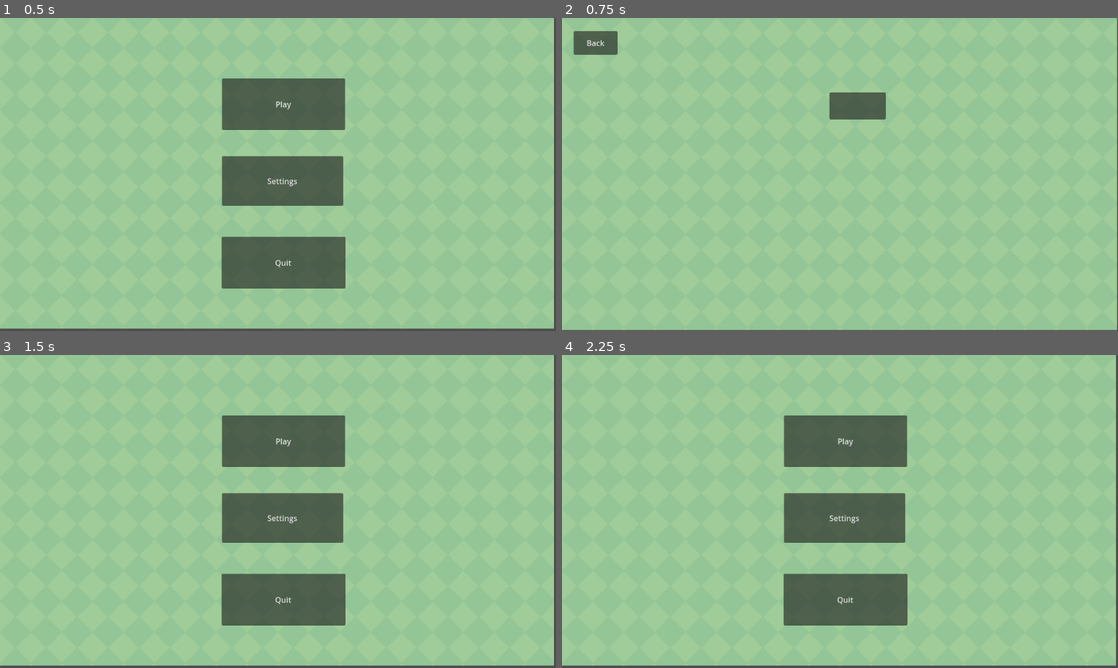
Above: before the commit, frames 1-4 (two rows, left to right).
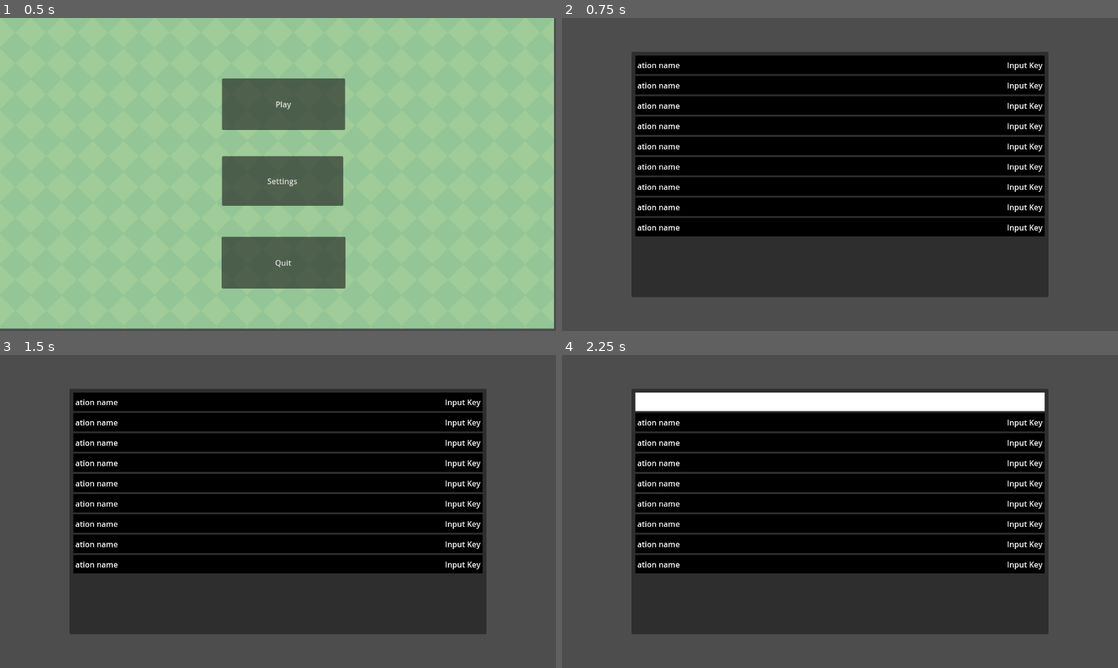
Above: after the commit, the same moments.

Repository: Ignacy2408/2d-Shooter
Game: Godot game, scene res://scenes/main.tscn
Same seed, same stepped clock (60 frames per second), same inputs: the game is played once before the commit and once after it.
Inputs (mouse positions are in pixels of both pictures, inside the frame that each line leads up to):
- Up to frame 1 (0.5 s): no input
- Up to frame 2 (0.75 s): click "Settings" at 0.5 s
- Up to frame 3 (1.5 s): click (33, 380) at 1.25 s, where only the run before the commit has a clickable "Back"
- Up to frame 4 (2.25 s): click (840, 401) at 2.02 s

Frame 1 is identical in both runs. In frame 2, 99% of the frame differs, in the area x 0-100%, y 0-100%; in frame 3, 99%; in frame 4, 99%.
Error after the commit: Attempt to call function 'get_children' in base 'null instance' on a null instance. (res://input_button.gd:19)

Commit message:
Settings

Diff:
--- /dev/null
+++ b/input_button.gd
@@ -0,0 +1,33 @@
+extends Button
+
+
+@onready var input_button_scene = preload("res://input_button.tscn")
+@onready var action_list = $PanelContainer/MarginContainer/VBoxContainer/ScrollContainer/ActionList
+
+
+var is_remapping = false
+var action_to_remap = null
+var remapping_button = null
+
+
+func _ready():
+	_create_action_list()
+
+
+func _create_action_list():
+	InputMap.load_from_project_settings()
+	for item in action_list.get_children():
+		item.queue_free()
+
+	for action in InputMap.get_actions():
+		var button = input_button_scene.instantiate()
+		var action_label = button.find_child("LabelAction")
+		var input_label = button.find_child("LabelInput")
+
+		action_label.text = action
+
+		var events = InputMap.action_get_events(action)
+		if events.size() > 0:
+			input_label.text = events[0].as_text()
+		else:
+			input_label
--- /dev/null
+++ b/input_button.tscn
@@ -0,0 +1,49 @@
+[gd_scene load_steps=3 format=3 uid="uid://ble2klaay3085"]
+
+[sub_resource type="StyleBoxFlat" id="StyleBoxFlat_bouyi"]
+bg_color = Color(0, 0, 0, 1)
+
+[sub_resource type="StyleBoxFlat" id="StyleBoxFlat_3l8kw"]
+bg_color = Color(1, 1, 1, 1)
+
+[node name="InputButton" type="Button"]
+custom_minimum_size = Vector2(0, 38)
+anchors_preset = 10
+anchor_right = 1.0
+grow_horizontal = 2
+focus_mode = 0
+theme_override_styles/normal = SubResource("StyleBoxFlat_bouyi")
+theme_override_styles/hover = SubResource("StyleBoxFlat_3l8kw")
+theme_override_styles/pressed = SubResource("StyleBoxFlat_3l8kw")
+
+[node name="MarginContainer" type="MarginContainer" parent="."]
+layout_mode = 1
+anchors_preset = 15
+anchor_right = 1.0
+anchor_bottom = 1.0
+grow_horizontal = 2
+grow_vertical = 2
+theme_override_constants/margin_left = 4
+theme_override_constants/margin_top = 3
+theme_override_constants/margin_right = 4
+theme_override_constants/margin_bottom = 2
+
+[node name="HBoxContainer" type="HBoxContainer" parent="MarginContainer"]
+layout_mode = 2
+
+[node name="LabelAction" type="Label" parent="MarginContainer/HBoxContainer"]
+layout_mode = 2
+mouse_filter = 1
+text = "ation name"
+vertical_alignment = 1
+
+[node name="Spacer" type="Control" parent="MarginContainer/HBoxContainer"]
+layout_mode = 2
+size_flags_horizontal = 3
+mouse_filter = 1
+
+[node name="LabelInput" type="Label" parent="MarginContainer/HBoxContainer"]
+layout_mode = 2
+mouse_filter = 1
+text = "Input Key"
+vertical_alignment = 1
--- a/scenes/settings.tscn
+++ b/scenes/settings.tscn
@@ -1,36 +1,72 @@
-[gd_scene load_steps=4 format=3 uid="uid://bobrrijjlgdh"]
+[gd_scene load_steps=3 format=3 uid="uid://bobrrijjlgdh"]
 
-[ext_resource type="Script" path="res://scenes/settings.gd" id="1_0pbqj"]
-[ext_resource type="Texture2D" uid="uid://7mwuqbi3ykln" path="res://Free/Background/Green.png" id="2_2cq0h"]
-[ext_resource type="Script" path="res://scenes/JumpButton.gd" id="3_5xm5g"]
+[ext_resource type="PackedScene" uid="uid://ble2klaay3085" path="res://input_button.tscn" id="1_2dwsm"]
+[ext_resource type="Script" path="res://input_button.gd" id="2_qxka7"]
 
-[node name="Settings" type="Node2D"]
-script = ExtResource("1_0pbqj")
+[node name="InputSettings" type="Control"]
+layout_mode = 3
+anchors_preset = 15
+anchor_right = 1.0
+anchor_bottom = 1.0
+grow_horizontal = 2
+grow_vertical = 2
 
-[node name="TextureRect" type="TextureRect" parent="."]
-offset_right = 1150.0
-offset_bottom = 646.0
-texture = ExtResource("2_2cq0h")
-stretch_mode = 1
-metadata/_edit_lock_ = true
+[node name="PanelContainer" type="PanelContainer" parent="."]
+layout_mode = 1
+anchors_preset = 8
+anchor_left = 0.5
+anchor_top = 0.5
+anchor_right = 0.5
+anchor_bottom = 0.5
+offset_left = -432.0
+offset_top = -254.0
+offset_right = 432.0
+offset_bottom = 254.0
+grow_horizontal = 2
+grow_vertical = 2
 
-[node name="Button" type="Button" parent="TextureRect"]
-layout_mode = 0
-offset_left = 24.0
-offset_top = 27.0
-offset_right = 115.0
-offset_bottom = 76.0
-text = "Back
-"
+[node name="MarginContainer" type="MarginContainer" parent="PanelContainer"]
+layout_mode = 2
+theme_override_constants/margin_left = 8
+theme_override_constants/margin_top = 8
+theme_override_constants/margin_right = 8
+theme_override_constants/margin_bottom = 8
 
-[node name="JumpButton" type="Button" parent="TextureRect"]
-layout_mode = 0
-offset_left = 554.0
-offset_top = 154.0
-offset_right = 671.0
-offset_bottom = 210.0
-toggle_mode = true
-script = ExtResource("3_5xm5g")
+[node name="VBoxContainer" type="VBoxContainer" parent="PanelContainer/MarginContainer"]
+layout_mode = 2
 
-[connection signal="pressed" from="TextureRect/Button" to="." method="_on_button_pressed"]
-[connection signal="toggled" from="TextureRect/JumpButton" to="TextureRect/JumpButton" method="_on_toggled"]
+[node name="ScrollContainer" type="ScrollContainer" parent="PanelContainer/MarginContainer/VBoxContainer"]
+layout_mode = 2
+size_flags_vertical = 3
+
+[node name="ActionList" type="VBoxContainer" parent="PanelContainer/MarginContainer/VBoxContainer/ScrollContainer"]
+layout_mode = 2
+size_flags_horizontal = 3
+
+[node name="InputButton" parent="PanelContainer/MarginContainer/VBoxContainer/ScrollContainer/ActionList" instance=ExtResource("1_2dwsm")]
+layout_mode = 2
+
+[node name="InputButton2" parent="PanelContainer/MarginContainer/VBoxContainer/ScrollContainer/ActionList" instance=ExtResource("1_2dwsm")]
+layout_mode = 2
+
+[node name="InputButton3" parent="PanelContainer/MarginContainer/VBoxContainer/ScrollContainer/ActionList" instance=ExtResource("1_2dwsm")]
+layout_mode = 2
+
+[node name="InputButton4" parent="PanelContainer/MarginContainer/VBoxContainer/ScrollContainer/ActionList" instance=ExtResource("1_2dwsm")]
+layout_mode = 2
+
+[node name="InputButton5" parent="PanelContainer/MarginContainer/VBoxContainer/ScrollContainer/ActionList" instance=ExtResource("1_2dwsm")]
+layout_mode = 2
+
+[node name="InputButton6" parent="PanelContainer/MarginContainer/VBoxContainer/ScrollContainer/ActionList" instance=ExtResource("1_2dwsm")]
+layout_mode = 2
+
+[node name="InputButton7" parent="PanelContainer/MarginContainer/VBoxContainer/ScrollContainer/ActionList" instance=ExtResource("1_2dwsm")]
+layout_mode = 2
+
+[node name="InputButton8" parent="PanelContainer/MarginContainer/VBoxContainer/ScrollContainer/ActionList" instance=ExtResource("1_2dwsm")]
+layout_mode = 2
+
+[node name="InputButton9" parent="PanelContainer/MarginContainer/VBoxContainer/ScrollContainer/ActionList" instance=ExtResource("1_2dwsm")]
+layout_mode = 2
+script = ExtResource("2_qxka7")
